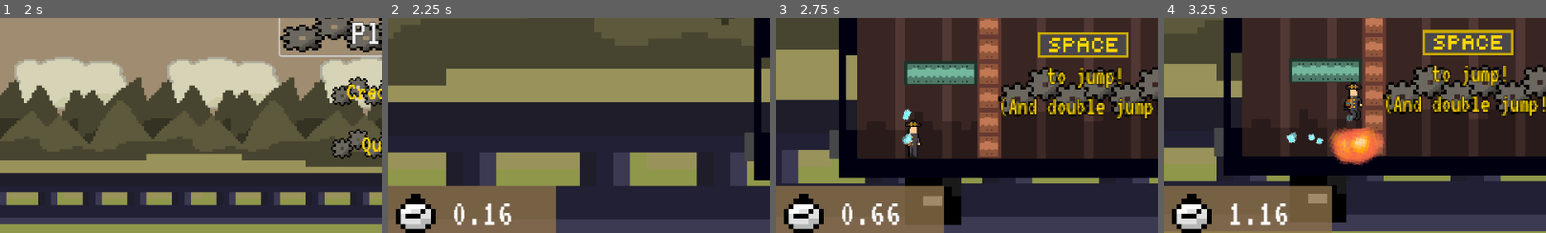
Above: before the commit, frames 1-4 (left to right).
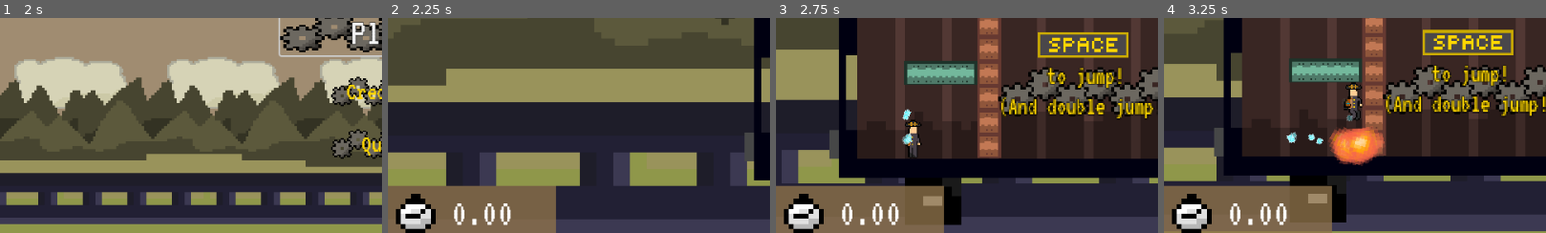
Above: after the commit, the same moments.

Repository: jordanbrotherton/GearDeRail
Game: Godot game, scene res://title.tscn
Two runs of this game, one before a commit and one after it. Both use one fixed random seed, a clock stepped at 60 frames per second and the inputs below.
Inputs (mouse positions are % of the whole screen's width and height, from its top left):
- Up to frame 1 (2 s): click "Credits" at 0.5 s; click "Return to Title Screen" at 1.25 s
- Up to frame 2 (2.25 s): click "Play" at 2 s
- Up to frame 3 (2.75 s): no input
- Up to frame 4 (3.25 s): move the mouse to (72, 45) at 2.77 s; hold Right (ui_right) from 2.78 s (still down); tap X (bomb) at 2.85 s; tap Space (jump) at 3.02 s
The pictures show only the part of the screen within x 0-50%, y 48-98%; the shares and areas given below are measured in that part.

Frame 1 is identical in both runs. In frame 2, 0.4% of the frame differs, in the area x 25-33%, y 86-97%; in frame 3, 0.3%; in frame 4, 0.6%, in the area x 17-33%, y 86-97%.

Commit message:
feat: please be done

Diff:
--- /dev/null
+++ b/finish.gd
@@ -0,0 +1,17 @@
+extends Node2D
+
+
+@export var train: Node2D
+
+# Called when the node enters the scene tree for the first time.
+func _ready() -> void:
+	get_tree().paused = false
+	await $Timer.timeout
+	var t = create_tween()
+	t.tween_property(train, "position:x", -500, 2)
+	await $Timer2.timeout
+	get_tree().change_scene_to_file("res://title.tscn")
+
+# Called every frame. 'delta' is the elapsed time since the previous frame.
+func _process(delta: float) -> void:
+	pass
--- /dev/null
+++ b/finish.tscn
@@ -0,0 +1,60 @@
+[gd_scene format=3 uid="uid://ceu8klbcm1naq"]
+
+[ext_resource type="Script" uid="uid://c37w7376iq52j" path="res://finish.gd" id="1_ggktp"]
+[ext_resource type="PackedScene" uid="uid://cgqyi8wgvf0iw" path="res://level/bg/background.tscn" id="1_xfp72"]
+[ext_resource type="PackedScene" uid="uid://couc0arcgkuet" path="res://entities/train_car/train_car.tscn" id="2_ggktp"]
+[ext_resource type="Texture2D" uid="uid://g5qpu6m6isej" path="res://level/bg_front.png" id="3_hd5p8"]
+[ext_resource type="Texture2D" uid="uid://8do2pmqgynyw" path="res://entities/train_car/train_front.png" id="4_7vthi"]
+
+[node name="Finish" type="Node2D" unique_id=1964844069 node_paths=PackedStringArray("train")]
+script = ExtResource("1_ggktp")
+train = NodePath("Node2D/Node2D")
+
+[node name="Background" parent="." unique_id=428480095 instance=ExtResource("1_xfp72")]
+
+[node name="Node2D" type="Node2D" parent="." unique_id=1321750009]
+position = Vector2(14.999999, 6)
+scale = Vector2(0.3178469, 0.3178469)
+
+[node name="Node2D" type="Node2D" parent="Node2D" unique_id=1705243106]
+scale = Vector2(0.99999994, 0.99999994)
+
+[node name="TrainCar" parent="Node2D/Node2D" unique_id=2034773766 instance=ExtResource("2_ggktp")]
+position = Vector2(-4.000004, -0.9999981)
+scale = Vector2(0.78142613, 0.78142613)
+
+[node name="TrainCar2" parent="Node2D/Node2D" unique_id=225523083 instance=ExtResource("2_ggktp")]
+position = Vector2(-58, -0.9999981)
+scale = Vector2(0.78142613, 0.78142613)
+
+[node name="TrainCar3" parent="Node2D/Node2D" unique_id=636633710 instance=ExtResource("2_ggktp")]
+position = Vector2(-115.00001, -0.9999981)
+scale = Vector2(0.78142613, 0.78142613)
+
+[node name="TrainCar4" parent="Node2D/Node2D" unique_id=1461943536 instance=ExtResource("2_ggktp")]
+position = Vector2(-168.48488, -0.9999981)
+scale = Vector2(0.78142613, 0.78142613)
+
+[node name="TrainCar5" parent="Node2D/Node2D" unique_id=2066518462 instance=ExtResource("2_ggktp")]
+position = Vector2(-225.1158, -0.9999981)
+scale = Vector2(0.78142613, 0.78142613)
+
+[node name="BgFront" type="Sprite2D" parent="Node2D" unique_id=636368554]
+position = Vector2(57, -4)
+texture = ExtResource("3_hd5p8")
+
+[node name="TrainFront" type="Sprite2D" parent="Node2D" unique_id=1386227611]
+position = Vector2(54.000004, -6)
+scale = Vector2(0.87812257, 1)
+texture = ExtResource("4_7vthi")
+
+[node name="Timer" type="Timer" parent="." unique_id=2005023921]
+autostart = true
+
+[node name="Camera2D" type="Camera2D" parent="." unique_id=1986509283]
+position = Vector2(-11, 3)
+zoom = Vector2(6, 6)
+
+[node name="Timer2" type="Timer" parent="." unique_id=1977612844]
+wait_time = 5.0
+autostart = true
--- a/level/level.gd
+++ b/level/level.gd
@@ -2,3 +2,8 @@
 extends Node
 
 @export var bombs: int = 3
+
+signal is_done2
+
+func _on_lever_is_done() -> void:
+	is_done2.emit()
--- /dev/null
+++ b/level/lever.gd
@@ -0,0 +1,17 @@
+extends Node2D
+
+
+signal is_done
+
+@export var done: CompressedTexture2D
+
+func _on_area_2d_body_entered(body: Node2D) -> void:
+	if body is Player:
+		is_done.emit()
+		get_tree().paused = true
+		var t = Timer.new()
+		add_child(t)
+		t.start(3)
+		$Area2D/Sprite2D.texture = done
+		$Area2D.set_deferred("monitoring", false)
+		get_tree().change_scene_to_file("res://finish.tscn")
--- /dev/null
+++ b/level/lever.tscn
@@ -0,0 +1,23 @@
+[gd_scene format=3 uid="uid://piecxesq123w"]
+
+[ext_resource type="Texture2D" uid="uid://c3ssetgee68n" path="res://lever_1.png" id="1_4itr7"]
+[ext_resource type="Script" uid="uid://clo6mkxdlflvm" path="res://level/lever.gd" id="1_sm3wu"]
+[ext_resource type="Texture2D" uid="uid://f0cdpympr8ee" path="res://lever_3.png" id="2_gfore"]
+
+[sub_resource type="CircleShape2D" id="CircleShape2D_sm3wu"]
+radius = 46.270943
+
+[node name="Lever" type="Node2D" unique_id=1710975573]
+script = ExtResource("1_sm3wu")
+done = ExtResource("2_gfore")
+
+[node name="Area2D" type="Area2D" parent="." unique_id=1513496740]
+
+[node name="Sprite2D" type="Sprite2D" parent="Area2D" unique_id=2108450565]
+texture = ExtResource("1_4itr7")
+
+[node name="CollisionShape2D" type="CollisionShape2D" parent="Area2D" unique_id=2140161456]
+shape = SubResource("CircleShape2D_sm3wu")
+debug_color = Color(0, 0.64383554, 0.29841512, 0.41960785)
+
+[connection signal="body_entered" from="Area2D" to="." method="_on_area_2d_body_entered"]
--- a/level/loadables/18.tscn
+++ /dev/null
@@ -1,38 +0,0 @@
-[gd_scene format=4 uid="uid://ccisyirgpdls1"]
-
-[ext_resource type="Script" uid="uid://ce0qkykgy05v4" path="res://level/level.gd" id="1_nn28x"]
-[ext_resource type="Texture2D" uid="uid://cd3wulhqurbec" path="res://level/bg.png" id="2_dpgwe"]
-[ext_resource type="Script" uid="uid://cr5814b5eix1" path="res://level/debug_view.gd" id="3_nsbmv"]
-[ext_resource type="Texture2D" uid="uid://c2a86s6ak1s10" path="res://entities/player/sprites/Protag_Still.png" id="4_nv71o"]
-[ext_resource type="TileSet" uid="uid://cfe6f2376jpav" path="res://level/tile1.tres" id="5_62gd5"]
-[ext_resource type="TileSet" uid="uid://campbvkxqwrfm" path="res://level/tile2.tres" id="6_w7lpp"]
-
-[node name="Template (copy please!)" type="Node2D" unique_id=1613135151]
-position = Vector2(-24.473, 13.924)
-scale = Vector2(0.161, 0.161)
-script = ExtResource("1_nn28x")
-
-[node name="EditHelpers" type="Node2D" parent="." unique_id=615441947]
-
-[node name="Bg" type="Sprite2D" parent="EditHelpers" unique_id=1826616594]
-position = Vector2(152.0062, -86.484474)
-scale = Vector2(6.1894374, 6.1894383)
-texture = ExtResource("2_dpgwe")
-script = ExtResource("3_nsbmv")
-
-[node name="ProtagStill" type="Sprite2D" parent="EditHelpers" unique_id=208886024]
-position = Vector2(-52.962738, -36.79504)
-texture = ExtResource("4_nv71o")
-script = ExtResource("3_nsbmv")
-
-[node name="StaticBody2D" type="StaticBody2D" parent="." unique_id=1892856997]
-
-[node name="normal" type="TileMapLayer" parent="StaticBody2D" unique_id=642289173]
-tile_map_data = PackedByteArray("AAACAP3/AAABAAEAAAACAPz/AAABAAEAAAACAPv/AAABAAEAAAACAPr/AAABAAEAAAACAPn/AAABAAEAAAACAPj/AAABAAEAAAACAPf/AAABAAEAAAACAPb/AAABAAEAAAACAPX/AAABAAEAAAACAPT/AAABAAEAAAA=")
-tile_set = ExtResource("5_62gd5")
-
-[node name="breakables" type="TileMapLayer" parent="StaticBody2D" unique_id=202072624]
-tile_set = ExtResource("6_w7lpp")
-
-[node name="damages" type="TileMapLayer" parent="StaticBody2D" unique_id=1672787786]
-tile_set = ExtResource("6_w7lpp")
--- a/level/loadables/boss3.tscn
+++ b/level/loadables/boss3.tscn
@@ -8,6 +8,7 @@
 [ext_resource type="TileSet" uid="uid://campbvkxqwrfm" path="res://level/tile2.tres" id="6_h43xg"]
 [ext_resource type="PackedScene" uid="uid://daupqpk0tau8m" path="res://entities/enemy/golem/golem.tscn" id="7_sij0d"]
 [ext_resource type="PackedScene" uid="uid://cc4qeoakul7vg" path="res://entities/enemy/boss/boss_last.tscn" id="8_hhkb0"]
+[ext_resource type="PackedScene" uid="uid://piecxesq123w" path="res://level/lever.tscn" id="9_hhkb0"]
 
 [node name="Template (copy please!)" type="Node2D" unique_id=1613135151]
 position = Vector2(-24.473, 13.924)
@@ -53,3 +54,9 @@
 [node name="Node2D" parent="." unique_id=1611030541 instance=ExtResource("8_hhkb0")]
 position = Vector2(257.59628, -86.48447)
 scale = Vector2(1.358, 1.358)
+
+[node name="Lever" parent="." unique_id=1710975573 instance=ExtResource("9_hhkb0")]
+position = Vector2(288.6522, -18.161488)
+scale = Vector2(2.0949373, 2.0949373)
+
+[connection signal="is_done" from="Lever" to="." method="_on_lever_is_done"]
--- a/main.tscn
+++ b/main.tscn
@@ -79,10 +79,13 @@
 script = ExtResource("26_lswn8")
 
 [connection signal="level_changed" from="TrainCar" to="Player" method="_on_level_changed"]
+[connection signal="level_changed" from="TrainCar" to="CanvasLayer/LevelUi" method="_on_train_car_level_changed"]
 [connection signal="player_done" from="TrainCar" to="." method="_on_player_done"]
 [connection signal="level_changed" from="TrainCar2" to="Player" method="_on_level_changed"]
+[connection signal="level_changed" from="TrainCar2" to="CanvasLayer/LevelUi" method="_on_train_car_level_changed"]
 [connection signal="player_done" from="TrainCar2" to="." method="_on_player_done"]
 [connection signal="level_changed" from="TrainCar3" to="Player" method="_on_level_changed"]
+[connection signal="level_changed" from="TrainCar3" to="CanvasLayer/LevelUi" method="_on_train_car_level_changed"]
 [connection signal="player_done" from="TrainCar3" to="." method="_on_player_done"]
 [connection signal="bomb_count_changed" from="Player" to="CanvasLayer/LevelUi" method="update_bomb"]
 [connection signal="player_death" from="Player" to="CanvasLayer/LevelUi" method="_on_player_death"]
--- a/ui/level_ui.gd
+++ b/ui/level_ui.gd
@@ -5,7 +5,9 @@
 @export var time_label: Label
 
 var time_elapsed: float = 0.0
-var is_count: bool = true
+var is_count: bool = false
+
+var lvl_count = false
 
 func update_bomb(count):
 	bomb_label.text = str(count)
@@ -17,7 +19,16 @@
 func stop_the_count():
 	is_count = false
 
+func start_the_count():
+	is_count = true
+
 func _process(delta: float) -> void:
 	if is_count:
 		time_elapsed += delta
 		time_label.text = str(time_elapsed).pad_decimals(2)
+
+func _on_train_car_level_changed(spawn: Variant, level: Variant) -> void:
+	if !lvl_count:
+		lvl_count = true
+	else:
+		start_the_count()
Not shown, added: finish.gd.uid
Not shown, added: level/lever.gd.uid
Not shown: 1 places in main.tscn that only renumber resources
